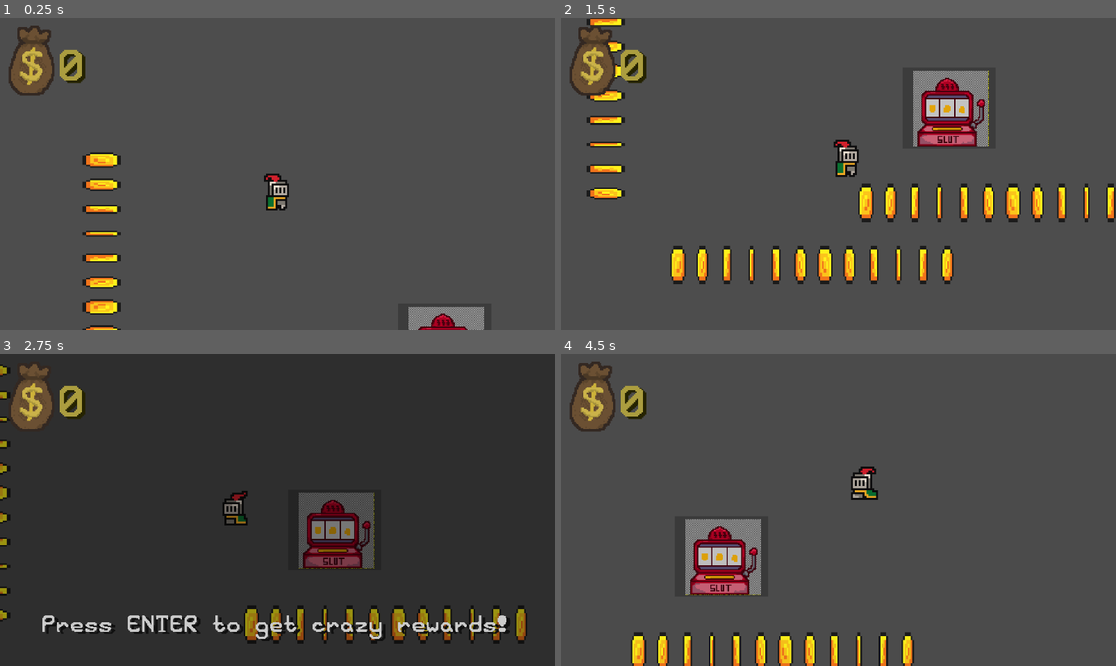
Above: before the commit, frames 1-4 (two rows, left to right).
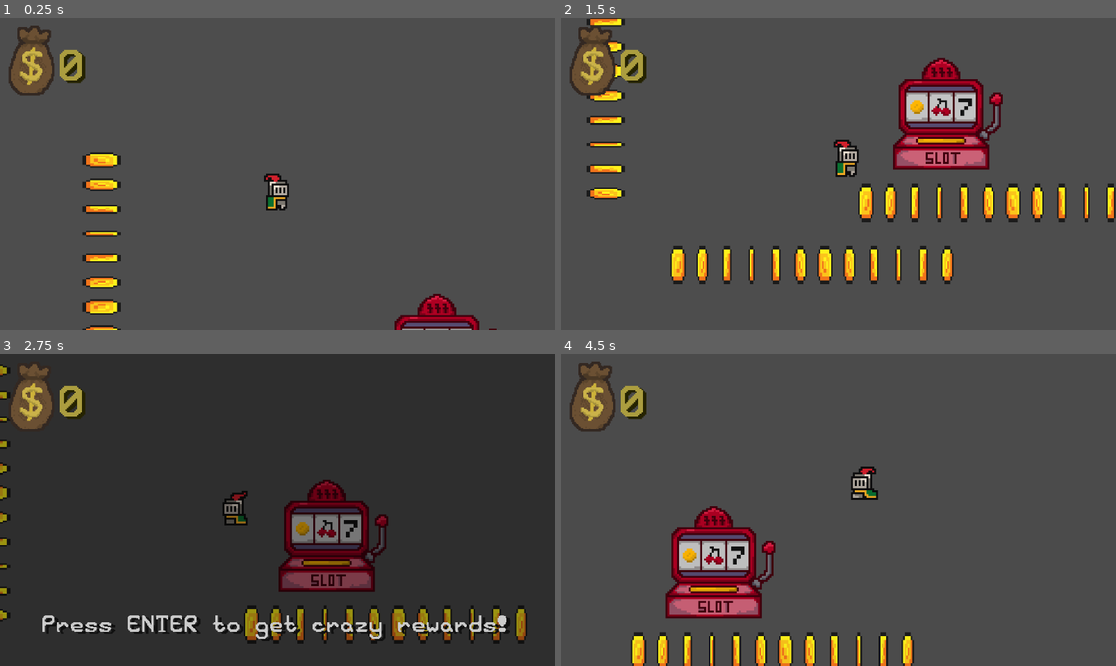
Above: after the commit, the same moments.

Repository: tomkoid/brackeys_game_jam
Game: Godot game, scene res://level.tscn
Two runs of this game, one before a commit and one after it. Both use one fixed random seed, a clock stepped at 60 frames per second and the inputs below.
Inputs:
- Up to frame 1 (0.25 s): no input
- Up to frame 2 (1.5 s): tap Enter (interact) at 0.5, 0.6, 1.25, 1.35 s; hold D (right) from 0.53 s (still down)
- Up to frame 3 (2.75 s): tap Enter (interact) at 2, 2.1 s; release D (right) at 2.03 s; hold A (left) from 2.03 s (still down)
- Up to frame 4 (4.5 s): tap Enter (interact) at 2.75, 2.85, 3.5, 3.6, 4.25, 4.35 s; release A (left) at 2.78 s; hold D (right) 2.78-4.28 s; hold A (left) from 4.28 s (still down)

The runs differ from the first frame. In frame 1, 1.2% of the frame differs, in the area x 71-90%, y 88-100%; in frame 2, 5.1%, in the area x 59-80%, y 12-49%; in frame 3, 4.9%; in frame 4, 5.1%.

Commit message:
slot machine animation

Diff:
--- a/Scenes/SlotMachine.tscn
+++ b/Scenes/SlotMachine.tscn
@@ -1,7 +1,57 @@
-[gd_scene load_steps=4 format=3 uid="uid://qfvbj3pph5dy"]
+[gd_scene load_steps=9 format=3 uid="uid://qfvbj3pph5dy"]
 
-[ext_resource type="Texture2D" uid="uid://csopy8v4ys8qa" path="res://Textures/SlotMachine.png" id="1_8qfso"]
 [ext_resource type="Script" uid="uid://cklgflemt6ew0" path="res://Scripts/SlotMachine.gd" id="1_bstdy"]
+[ext_resource type="Texture2D" uid="uid://cnct0qduvtael" path="res://Assets/slotmachine-sh1.png" id="2_bstdy"]
+
+[sub_resource type="AtlasTexture" id="AtlasTexture_12ai4"]
+atlas = ExtResource("2_bstdy")
+region = Rect2(0, 0, 64, 64)
+
+[sub_resource type="AtlasTexture" id="AtlasTexture_1mqkx"]
+atlas = ExtResource("2_bstdy")
+region = Rect2(64, 0, 64, 64)
+
+[sub_resource type="AtlasTexture" id="AtlasTexture_1n4jc"]
+atlas = ExtResource("2_bstdy")
+region = Rect2(128, 0, 64, 64)
+
+[sub_resource type="AtlasTexture" id="AtlasTexture_ymylu"]
+atlas = ExtResource("2_bstdy")
+region = Rect2(192, 0, 64, 64)
+
+[sub_resource type="SpriteFrames" id="SpriteFrames_46fj6"]
+animations = [{
+"frames": [{
+"duration": 1.0,
+"texture": SubResource("AtlasTexture_12ai4")
+}, {
+"duration": 1.0,
+"texture": SubResource("AtlasTexture_1mqkx")
+}, {
+"duration": 1.0,
+"texture": SubResource("AtlasTexture_1n4jc")
+}, {
+"duration": 1.0,
+"texture": SubResource("AtlasTexture_ymylu")
+}, {
+"duration": 1.0,
+"texture": SubResource("AtlasTexture_1n4jc")
+}, {
+"duration": 1.0,
+"texture": SubResource("AtlasTexture_1mqkx")
+}, {
+"duration": 1.0,
+"texture": SubResource("AtlasTexture_12ai4")
+}],
+"loop": false,
+"name": &"button",
+"speed": 9.0
+}, {
+"frames": [],
+"loop": true,
+"name": &"new_animation",
+"speed": 5.0
+}]
 
 [sub_resource type="RectangleShape2D" id="RectangleShape2D_8qfso"]
 size = Vector2(309, 265)
@@ -9,10 +59,11 @@
 [node name="SlotMachine" type="Node2D"]
 script = ExtResource("1_bstdy")
 
-[node name="Sprite" type="Sprite2D" parent="."]
+[node name="Sprite" type="AnimatedSprite2D" parent="."]
 z_index = -1
-scale = Vector2(0.301563, 0.302539)
-texture = ExtResource("1_8qfso")
+scale = Vector2(4, 4.012)
+sprite_frames = SubResource("SpriteFrames_46fj6")
+animation = &"button"
 
 [node name="Interact Area" type="Area2D" parent="."]
 
--- a/Scripts/SlotMachine.gd
+++ b/Scripts/SlotMachine.gd
@@ -18,6 +18,7 @@
 func _unhandled_input(_event):
 	if Input.is_action_just_pressed("interact") and can_interact():
 		print("INTERACTS WITH SLOT MACHINE")
+		$Sprite.play("button")
 		pass
 
 func can_interact():
Binary file added: Assets/slotmachine-sh1.png
Not shown, added: Assets/slotmachine-sh1.png.import
